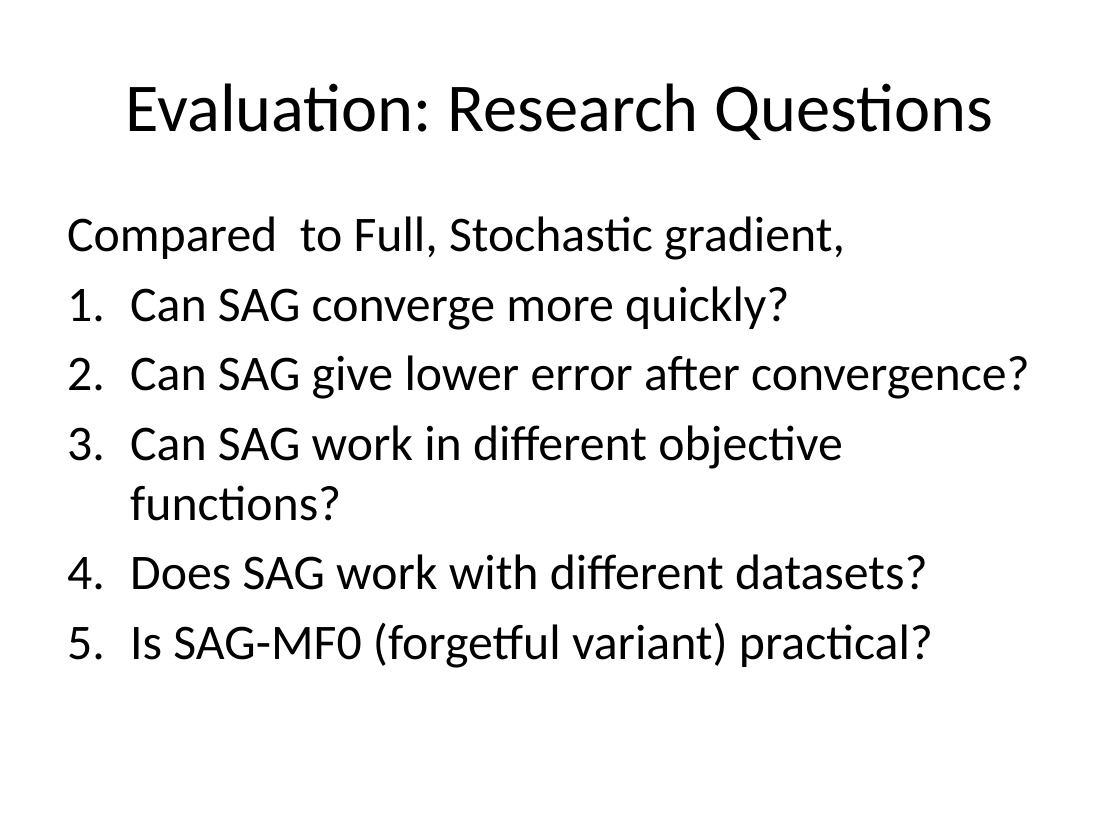
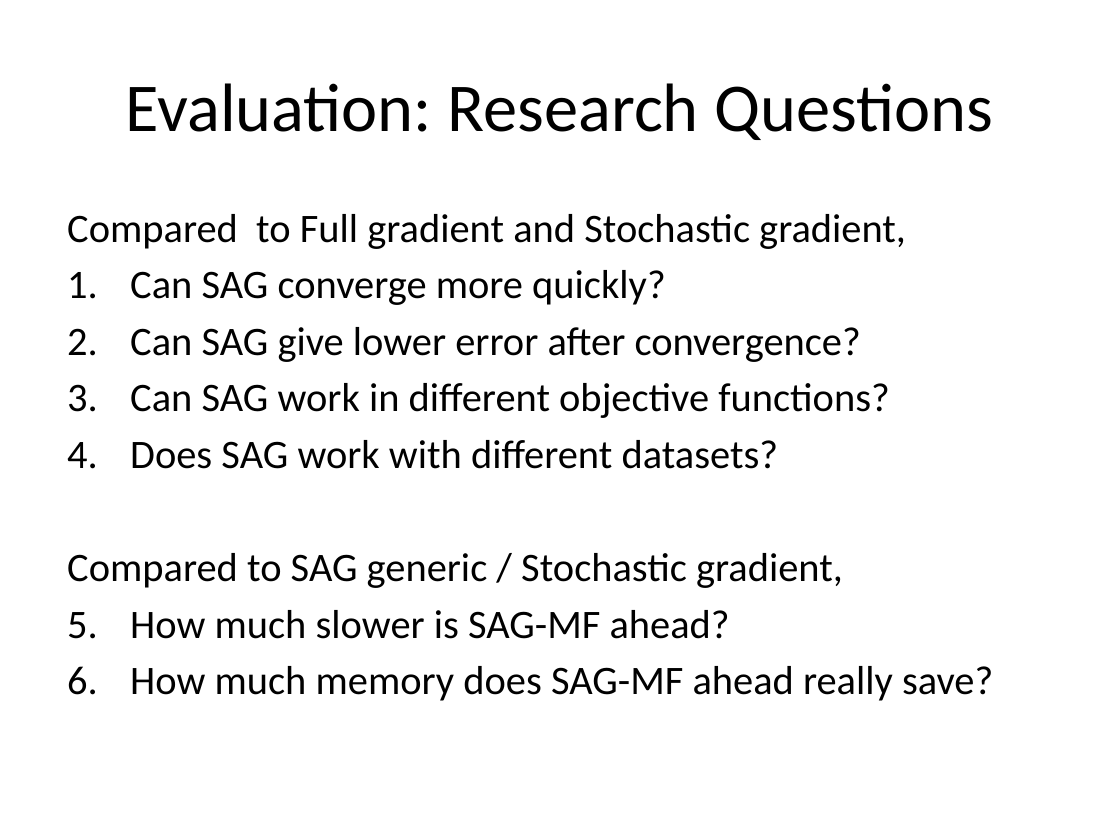
Before and after one commit to jamestklo/MatrixFactorizationMatlab, a slide deck: slide 29 of cs534L-SAGmf.pptx (slide 25 before the commit). Drawn at 1120x840 pixels with LibreOffice and Linux fonts; fonts in the diff are those of the drawing. Boxes give left, top, right and bottom in pixels: in the first picture for what was removed or moved away, otherwise in the second. Text is boxed around its words. In the diff, an @@ line names an element or a change of style, - is before the commit and + after.

```diff
--- a/cs534L-SAGmf.pptx
+++ b/cs534L-SAGmf.pptx
@@ text at <box>67,214,906,249</box>: text changed; size 32 to 26 pt @@
-Compared to Full, Stochastic gradient,
+Compared to Full gradient and Stochastic gradient,
@@ text at <box>130,270,890,469</box>: size 32 to 26 pt in "Can SAG converge more quickly?", "Can SAG give lower error after convergence?", "Can SAG work in different objective functions?", "Does SAG work with different datasets?"; less space between paragraphs @@
@@ text at <box>67,553,993,701</box>: text changed; size 32 to 26 pt @@
-5. Is SAG-MF0 (forgetful variant) practical?
+Compared to SAG generic / Stochastic gradient,
+5. How much slower is SAG-MF ahead?
+6. How much memory does SAG-MF ahead really save?
```
Also in this commit, not shown: 19 other slides changed, 5 slides added, 3 other files.
